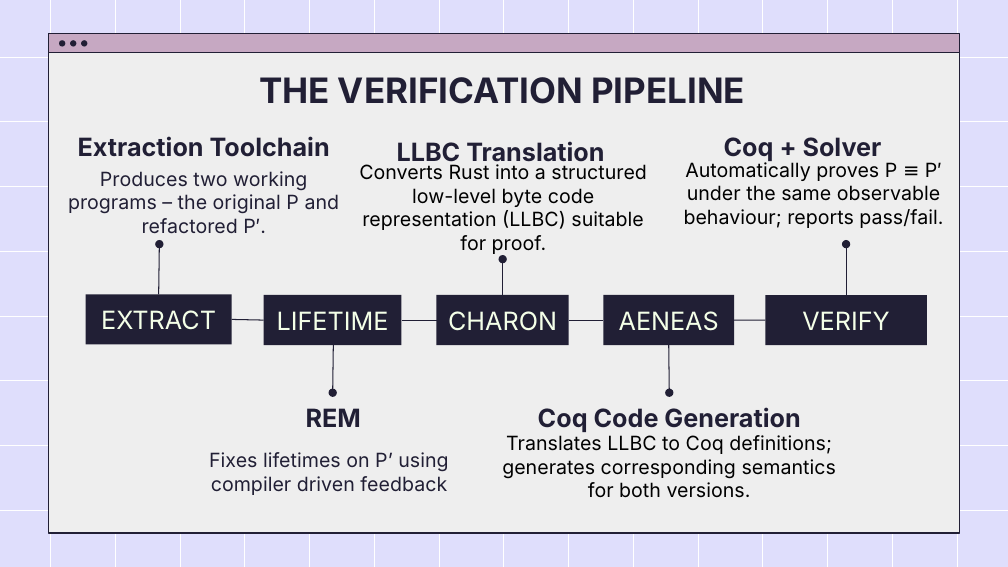
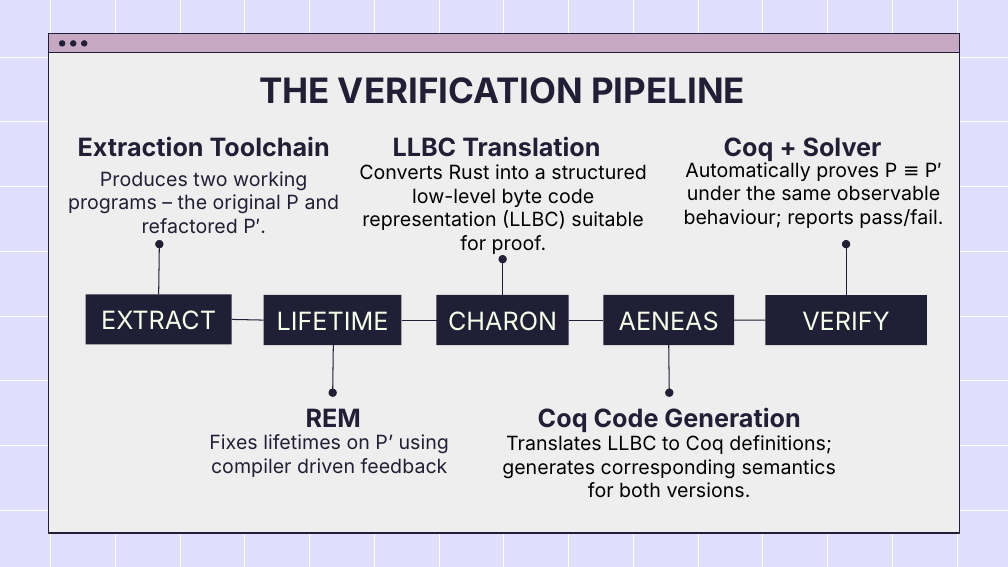
Before and after one commit to RuleBrittonica/3712_Rust_Research_Project, a slide deck: slide 15 of reports/seminar/seminar_presentation.pptx (slide 16 before the commit). Drawn at 1008x567 pixels with LibreOffice and Linux fonts; fonts in the diff are those of the drawing. Boxes give left, top, right and bottom in pixels: in the first picture for what was removed or moved away, otherwise in the second. Text is boxed around its words. In the diff, an @@ line names an element or a change of style, - is before the commit and + after.

```diff
--- a/reports/seminar/seminar_presentation.pptx
+++ b/reports/seminar/seminar_presentation.pptx
@@ text "LLBC Translation" rewrapped from [397, 141, 604, 166] to [393, 136, 600, 157] @@
@@ text "Fixes lifetimes on P’ using ...": place and size @@
-text "Fixes lifetimes on P’ using ..." at [209, 452, 448, 495]
+text "Fixes lifetimes on P’ using ..." at [209, 434, 449, 477]
```
Also in this commit, not shown: 7 other slides changed, 1 slide removed, 6 other files.
